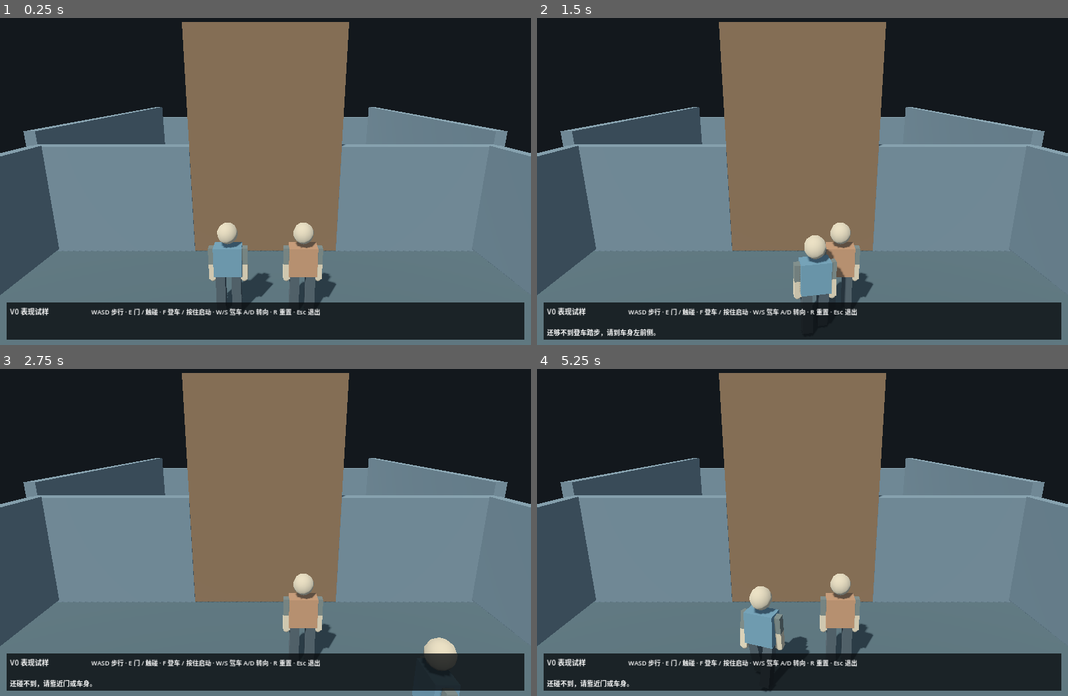
Above: before the commit, frames 1-4 (two rows, left to right).
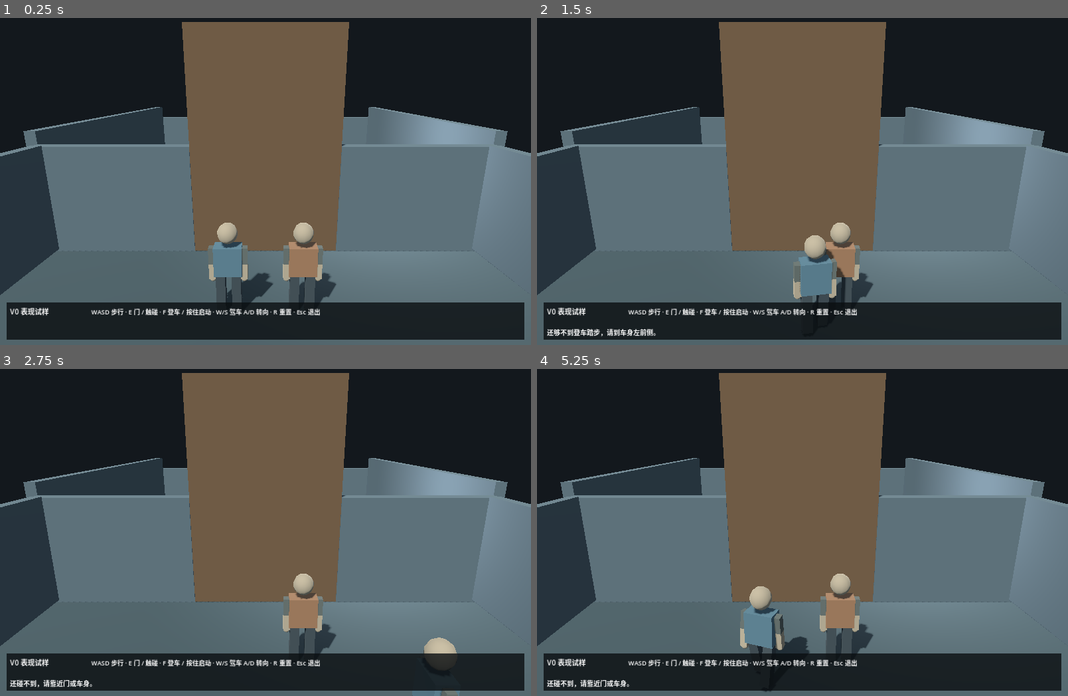
Above: after the commit, the same moments.

Repository: ZJW11398925/rust-road-song
Game: Godot game, scene res://visual_v0.tscn
Same seed, same stepped clock (60 frames per second), same inputs: the game is played once before the commit and once after it.
Inputs (mouse positions are in pixels of both pictures, inside the frame that each line leads up to):
- Up to frame 1 (0.25 s): no input
- Up to frame 2 (1.5 s): tap Enter at 0.5 s; move the mouse to (919, 161) at 0.52 s; hold D (right) 0.53-1.28 s; hold E (interact) 0.53-1.28 s; click (919, 161) at 0.67 s; tap F (start) at 1.25, 1.35 s; move the mouse to (696, 194) at 1.27 s; hold S (back) from 1.28 s (still down)
- Up to frame 3 (2.75 s): move the mouse to (318, 457) at 2.02 s; release S (back) at 2.03 s; hold D (right) from 2.03 s (still down); hold E (interact) from 2.03 s (still down)
- Up to frame 4 (5.25 s): move the mouse to (775, 597) at 2.77 s; release D (right) at 2.78 s; release E (interact) at 2.78 s; hold W (forward) 2.78-3.53 s; tap F (start) at 2.85, 4.35, 5 s; click (775, 597) at 2.92 s; move the mouse to (961, 578) at 3.52 s; hold E (interact) 3.53-4.28 s; hold A (left) 3.53-5.03 s; tap R (reset) at 4.25 s; move the mouse to (643, 480) at 4.27 s; move the mouse to (829, 529) at 5.02 s; hold S (back) from 5.03 s (still down); hold E (interact) from 5.03 s (still down); click (829, 529) at 5.17 s

The runs differ from the first frame. In frame 1, 27% of the frame differs, in the area x 0-100%, y 27-85%; in frame 2, 27%; in frame 3, 26%; in frame 4, 27%, in the area x 0-100%, y 27-86%.

Commit message:
RB-V0-FIX-003 CHG-20261013-016 调整战车大形并复用官方材质

Diff:
--- a/pocs/stylized_3d/visual_v0/mary.tscn
+++ b/pocs/stylized_3d/visual_v0/mary.tscn
@@ -1,9 +1,6 @@
-[gd_scene load_steps=45 format=3]
-
-[sub_resource type="StandardMaterial3D" id="Paint"]
-albedo_color = Color(0.34, 0.40, 0.34, 1)
-metallic = 0.22
-roughness = 0.88
+[gd_scene load_steps=44 format=3]
+
+[ext_resource type="Material" path="res://third_party/godot_demo_material/old_paint.tres" id="Paint"]
 
 [sub_resource type="StandardMaterial3D" id="Dark"]
 albedo_color = Color(0.16, 0.19, 0.19, 1)
@@ -42,40 +39,13 @@
 [sub_resource type="BoxMesh" id="ShoulderMesh"]
 size = Vector3(2.45, 0.15, 0.40)
 
-[sub_resource type="BoxMesh" id="Box1"]
-size = Vector3(2.88, 1.41, 5.4)
-
 [sub_resource type="BoxShape3D" id="ShapeBox1"]
 size = Vector3(2.88, 1.41, 5.4)
 
-[sub_resource type="BoxMesh" id="Box2"]
-size = Vector3(0.04, 1.45, 5.4)
-
 [sub_resource type="BoxMesh" id="Box3"]
-size = Vector3(3.2, 0.03, 5.4)
-
-[sub_resource type="BoxMesh" id="Box4"]
-size = Vector3(0.06, 1.45, 2.54)
-
-[sub_resource type="BoxMesh" id="Box5"]
-size = Vector3(0.06, 1.45, 1.54)
-
-[sub_resource type="BoxMesh" id="Box6"]
-size = Vector3(0.06, 0.84, 1.32)
-
-[sub_resource type="BoxMesh" id="Box7"]
-size = Vector3(0.06, 0.12, 1.32)
-
-[sub_resource type="BoxMesh" id="Box8"]
-size = Vector3(2.36, 0.52, 2.65)
-
-[sub_resource type="BoxMesh" id="Box9"]
-size = Vector3(0.26, 0.95, 5.4)
+size = Vector3(3.2, 0.03, 4.5)
 
 [sub_resource type="BoxShape3D" id="ShapeBox9"]
-size = Vector3(0.26, 0.95, 5.4)
-
-[sub_resource type="BoxMesh" id="Box10"]
 size = Vector3(0.26, 0.95, 5.4)
 
 [sub_resource type="BoxShape3D" id="ShapeBox10"]
@@ -186,58 +156,92 @@
 [sub_resource type="BoxMesh" id="SeatMesh"]
 size = Vector3(0.65, 0.08, 0.65)
 
+[sub_resource type="CapsuleMesh" id="TrackBand"]
+radius = 0.47
+height = 5.4
+radial_segments = 12
+rings = 4
+[sub_resource type="StandardMaterial3D" id="WheelSteel"]
+albedo_color = Color(0.30, 0.32, 0.29, 1)
+metallic = 0.45
+roughness = 0.72
+[sub_resource type="CylinderMesh" id="RoadWheel"]
+top_radius = 0.37
+bottom_radius = 0.37
+height = 0.04
+radial_segments = 16
+rings = 1
+[sub_resource type="BoxMesh" id="Mantlet"]
+size = Vector3(0.64, 0.36, 0.45)
+[sub_resource type="CylinderMesh" id="Barrel"]
+top_radius = 0.14
+bottom_radius = 0.17
+height = 1.75
+radial_segments = 12
+rings = 1
+[sub_resource type="CylinderMesh" id="Bore"]
+top_radius = 0.10
+bottom_radius = 0.10
+height = 0.018
+radial_segments = 12
+rings = 1
+[sub_resource type="BoxMesh" id="FrontArmor"]
+size = Vector3(3.16, 1.572, 0.035)
+[sub_resource type="BoxMesh" id="RearArmor"]
+size = Vector3(3.16, 1.465, 0.035)
+
 [node name="Mary" type="CharacterBody3D"]
 collision_layer = 1
 collision_mask = 7
-[node name="Body" type="MeshInstance3D" parent="."]
+[node name="Body" type="Node3D" parent="."]
 position = Vector3(0.10, 0.805, 0)
-mesh = SubResource("Box1")
-material_override = SubResource("Dark")
+[node name="Hull" type="CSGPolygon3D" parent="Body"]
+position = Vector3(1.44, 0, 0)
+rotation = Vector3(0, 1.5707963, 0)
+polygon = PackedVector2Array(-2.7, -0.705, 2.7, -0.705, 2.5, 0.705, -2.05, 0.705)
+depth = 2.88
+material = SubResource("Dark")
 
 [node name="BodyCollision" type="CollisionShape3D" parent="."]
 position = Vector3(0.10, 0.805, 0)
 shape = SubResource("ShapeBox1")
 
-[node name="RightShell" type="MeshInstance3D" parent="."]
-position = Vector3(1.58, 0.825, 0)
-mesh = SubResource("Box2")
-material_override = SubResource("Paint")
+[node name="RightShell" type="CSGPolygon3D" parent="."]
+position = Vector3(1.60, 0.825, 0)
+rotation = Vector3(0, 1.5707963, 0)
+polygon = PackedVector2Array(-2.7, -0.725, 2.7, -0.725, 2.5, 0.725, -2.05, 0.725)
+depth = 0.04
+material = ExtResource("Paint")
 
 [node name="Roof" type="MeshInstance3D" parent="."]
-position = Vector3(0, 1.535, 0)
+position = Vector3(0, 1.535, -0.25)
 mesh = SubResource("Box3")
-material_override = SubResource("Paint")
-
-[node name="LeftRearShell" type="MeshInstance3D" parent="."]
-position = Vector3(-1.57, 0.825, -1.43)
-mesh = SubResource("Box4")
-material_override = SubResource("Paint")
-
-[node name="LeftFrontShell" type="MeshInstance3D" parent="."]
-position = Vector3(-1.57, 0.825, 1.93)
-mesh = SubResource("Box5")
-material_override = SubResource("Paint")
-
-[node name="LeftLowerShell" type="MeshInstance3D" parent="."]
-position = Vector3(-1.57, 0.52, 0.5)
-mesh = SubResource("Box6")
-material_override = SubResource("Paint")
-
-[node name="LeftUpperShell" type="MeshInstance3D" parent="."]
-position = Vector3(-1.57, 1.49, 0.5)
-mesh = SubResource("Box7")
-material_override = SubResource("Paint")
-
-[node name="UpperBody" type="MeshInstance3D" parent="."]
-position = Vector3(0, 1.79, -0.78)
-mesh = SubResource("Box8")
-material_override = SubResource("Paint")
+material_override = ExtResource("Paint")
+
+[node name="LeftShell" type="CSGCombiner3D" parent="."]
+[node name="Armor" type="CSGPolygon3D" parent="LeftShell"]
+position = Vector3(-1.54, 0.825, 0)
+rotation = Vector3(0, 1.5707963, 0)
+polygon = PackedVector2Array(-2.7, -0.725, 2.7, -0.725, 2.5, 0.725, -2.05, 0.725)
+depth = 0.06
+material = ExtResource("Paint")
+[node name="OldDamageCut" type="CSGBox3D" parent="LeftShell"]
+position = Vector3(-1.57, 1.2, 0.5)
+operation = 2
+size = Vector3(0.20, 0.48, 1.32)
+material = SubResource("Dark")
+
+[node name="UpperBody" type="CSGPolygon3D" parent="."]
+position = Vector3(0, 1.79, 0.545)
+polygon = PackedVector2Array(-1.18, -0.26, 1.18, -0.26, 0.95, 0.26, -0.95, 0.26)
+depth = 2.65
+material = ExtResource("Paint")
 
 [node name="FrontShoulder" type="MeshInstance3D" parent="."]
 position = Vector3(0, 1.705, 0.62)
 rotation = Vector3(0.20, 0, 0)
 mesh = SubResource("ShoulderMesh")
-material_override = SubResource("Paint")
+material_override = ExtResource("Paint")
 
 [node name="RightRepair" type="MeshInstance3D" parent="."]
 position = Vector3(1.62, 1.15, -1.74)
@@ -265,7 +269,9 @@
 
 [node name="LeftBase" type="MeshInstance3D" parent="."]
 position = Vector3(-1.68, 0.5, 0)
-mesh = SubResource("Box9")
+rotation = Vector3(1.5707963, 0, 0)
+scale = Vector3(0.23404255, 1, 1)
+mesh = SubResource("TrackBand")
 material_override = SubResource("Dark")
 
 [node name="LeftBaseCollision" type="CollisionShape3D" parent="."]
@@ -274,8 +280,95 @@
 
 [node name="RightBase" type="MeshInstance3D" parent="."]
 position = Vector3(1.68, 0.5, 0)
-mesh = SubResource("Box10")
+rotation = Vector3(1.5707963, 0, 0)
+scale = Vector3(0.23404255, 1, 1)
+mesh = SubResource("TrackBand")
 material_override = SubResource("Dark")
+[node name="FrontArmor" type="MeshInstance3D" parent="."]
+position = Vector3(0, 0.8175, 2.359)
+rotation = Vector3(-0.42657, 0, 0)
+mesh = SubResource("FrontArmor")
+material_override = ExtResource("Paint")
+[node name="RearArmor" type="MeshInstance3D" parent="."]
+position = Vector3(0, 0.825, -2.5823)
+rotation = Vector3(0.137, 0, 0)
+mesh = SubResource("RearArmor")
+material_override = ExtResource("Paint")
+[node name="Mantlet" type="MeshInstance3D" parent="."]
+position = Vector3(0, 1.79, 0.73)
+mesh = SubResource("Mantlet")
+material_override = ExtResource("Paint")
+[node name="Barrel" type="MeshInstance3D" parent="."]
+position = Vector3(0, 1.79, 1.65)
+rotation = Vector3(1.5707963, 0, 0)
+mesh = SubResource("Barrel")
+material_override = SubResource("RepairSteel")
+[node name="Bore" type="MeshInstance3D" parent="."]
+position = Vector3(0, 1.79, 2.53)
+rotation = Vector3(1.5707963, 0, 0)
+mesh = SubResource("Bore")
+material_override = SubResource("Dark")
+[node name="RoadWheels" type="Node3D" parent="."]
+[node name="Left1" type="MeshInstance3D" parent="RoadWheels"]
+position = Vector3(-1.79, 0.5, -2.1)
+rotation = Vector3(0, 0, 1.5707963)
+mesh = SubResource("RoadWheel")
+material_override = SubResource("WheelSteel")
+[node name="Left2" type="MeshInstance3D" parent="RoadWheels"]
+position = Vector3(-1.79, 0.5, -1.26)
+rotation = Vector3(0, 0, 1.5707963)
+mesh = SubResource("RoadWheel")
+material_override = SubResource("WheelSteel")
+[node name="Left3" type="MeshInstance3D" parent="RoadWheels"]
+position = Vector3(-1.79, 0.5, -0.42)
+rotation = Vector3(0, 0, 1.5707963)
+mesh = SubResource("RoadWheel")
+material_override = SubResource("WheelSteel")
+[node name="Left4" type="MeshInstance3D" parent="RoadWheels"]
+position = Vector3(-1.79, 0.5, 0.42)
+rotation = Vector3(0, 0, 1.5707963)
+mesh = SubResource("RoadWheel")
+material_override = SubResource("WheelSteel")
+[node name="Left5" type="MeshInstance3D" parent="RoadWheels"]
+position = Vector3(-1.79, 0.5, 1.26)
+rotation = Vector3(0, 0, 1.5707963)
+mesh = SubResource("RoadWheel")
+material_override = SubResource("WheelSteel")
+[node name="Left6" type="MeshInstance3D" parent="RoadWheels"]
+position = Vector3(-1.79, 0.5, 2.1)
+rotation = Vector3(0, 0, 1.5707963)
+mesh = SubResource("RoadWheel")
+material_override = SubResource("WheelSteel")
+[node name="Right1" type="MeshInstance3D" parent="RoadWheels"]
+position = Vector3(1.79, 0.5, -2.1)
+rotation = Vector3(0, 0, 1.5707963)
+mesh = SubResource("RoadWheel")
+material_override = SubResource("WheelSteel")
+[node name="Right2" type="MeshInstance3D" parent="RoadWheels"]
+position = Vector3(1.79, 0.5, -1.26)
+rotation = Vector3(0, 0, 1.5707963)
+mesh = SubResource("RoadWheel")
+material_override = SubResource("WheelSteel")
+[node name="Right3" type="MeshInstance3D" parent="RoadWheels"]
+position = Vector3(1.79, 0.5, -0.42)
+rotation = Vector3(0, 0, 1.5707963)
+mesh = SubResource("RoadWheel")
+material_override = SubResource("WheelSteel")
+[node name="Right4" type="MeshInstance3D" parent="RoadWheels"]
+position = Vector3(1.79, 0.5, 0.42)
+rotation = Vector3(0, 0, 1.5707963)
+mesh = SubResource("RoadWheel")
+material_override = SubResource("WheelSteel")
+[node name="Right5" type="MeshInstance3D" parent="RoadWheels"]
+position = Vector3(1.79, 0.5, 1.26)
+rotation = Vector3(0, 0, 1.5707963)
+mesh = SubResource("RoadWheel")
+material_override = SubResource("WheelSteel")
+[node name="Right6" type="MeshInstance3D" parent="RoadWheels"]
+position = Vector3(1.79, 0.5, 2.1)
+rotation = Vector3(0, 0, 1.5707963)
+mesh = SubResource("RoadWheel")
+material_override = SubResource("WheelSteel")
 
 [node name="RightBaseCollision" type="CollisionShape3D" parent="."]
 position = Vector3(1.68, 0.5, 0)
--- a/pocs/stylized_3d/visual_v0/visual_v0.tscn
+++ b/pocs/stylized_3d/visual_v0/visual_v0.tscn
@@ -12,12 +12,24 @@
 [sub_resource type="StandardMaterial3D" id="DoorPaint"]
 albedo_color = Color(0.38, 0.30, 0.23, 1)
 roughness = 0.97
+[sub_resource type="ProceduralSkyMaterial" id="ReflectionSkyMaterial"]
+sky_top_color = Color(0.25, 0.34, 0.43, 1)
+sky_horizon_color = Color(0.46, 0.5, 0.51, 1)
+sky_energy_multiplier = 0.55
+ground_bottom_color = Color(0.12, 0.13, 0.13, 1)
+ground_horizon_color = Color(0.34, 0.36, 0.35, 1)
+ground_energy_multiplier = 0.35
+[sub_resource type="Sky" id="ReflectionSky"]
+sky_material = SubResource("ReflectionSkyMaterial")
 [sub_resource type="Environment" id="Environment"]
 background_mode = 1
 background_color = Color(0.075, 0.095, 0.115, 1)
 ambient_light_source = 2
+ambient_light_sky_contribution = 0.0
 ambient_light_color = Color(0.68, 0.76, 0.82, 1)
-ambient_light_energy = 1.15
+ambient_light_energy = 0.55
+sky = SubResource("ReflectionSky")
+reflected_light_source = 2
 [sub_resource type="BoxMesh" id="Mesh1"]
 size = Vector3(12.5, 0.4, 20.0)
 [sub_resource type="BoxShape3D" id="Shape1"]
@@ -67,6 +79,11 @@
 light_color = Color(0.90, 0.88, 0.82, 1)
 light_energy = 0.85
 shadow_enabled = true
+[node name="SoftFill" type="OmniLight3D" parent="."]
+position = Vector3(3.5, 3.0, 2.0)
+light_color = Color(0.76, 0.80, 0.86, 1)
+light_energy = 4.0
+omni_range = 8.0
 [node name="Floor" type="StaticBody3D" parent="."]
 collision_layer = 1
 collision_mask = 0
Not shown, added: pocs/stylized_3d/visual_v0/third_party/godot_demo_material/old_paint.tres
Not shown: 1 places in pocs/stylized_3d/visual_v0/visual_v0.tscn that only renumber resources
Not shown, added: docs/changes/CHG-20261013-016.md
Not shown, changed: docs/governance/CURRENT.md
Not shown, changed: docs/governance/HANDOFF.md
Not shown, changed: docs/pocs/RB-V0-001_REPORT.md
Not shown, changed: docs/pocs/VISUAL_THESIS_V0.md
Not shown, changed: pocs/stylized_3d/visual_v0/README.md
Not shown, added: pocs/stylized_3d/visual_v0/third_party/godot_demo_material/LICENSE.md
Not shown, added: pocs/stylized_3d/visual_v0/third_party/godot_demo_material/README.md
Not shown, changed: scripts/check_context.mjs
